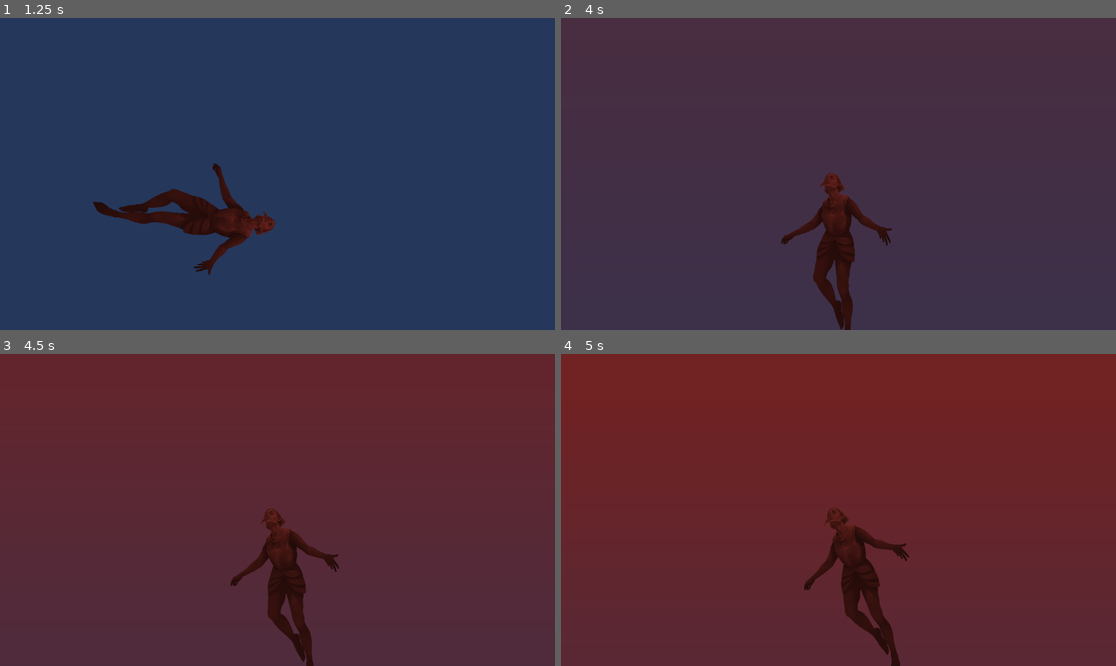
Above: before the commit, frames 1-4 (two rows, left to right).
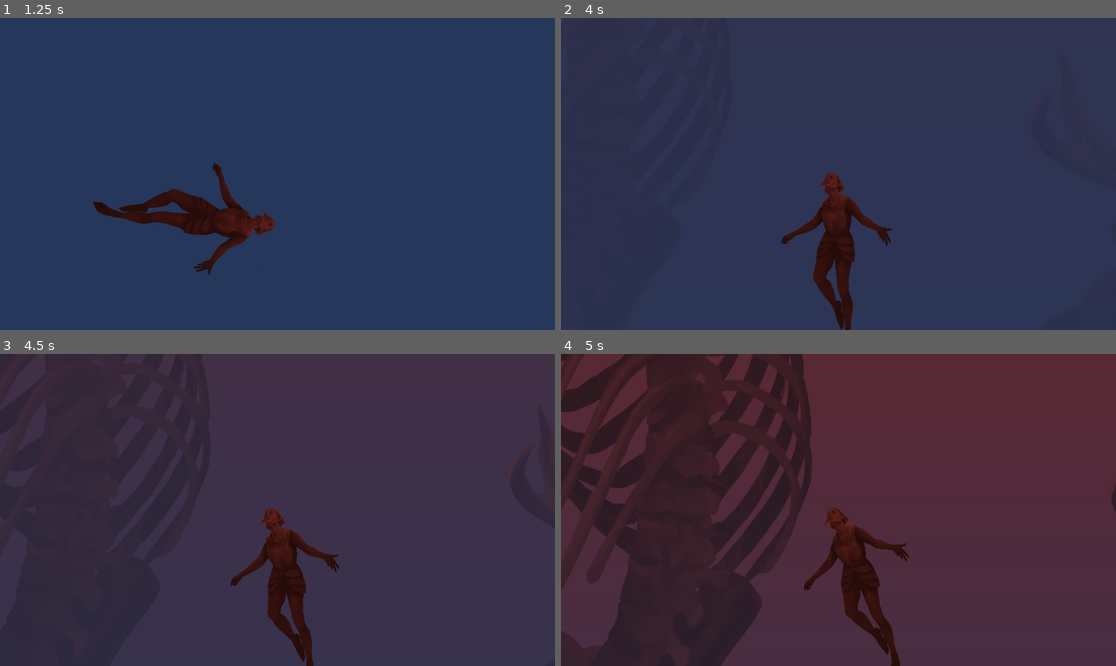
Above: after the commit, the same moments.

Repository: CKolean/Aerobullosis
Game: Godot game, scene res://scenes/game/main_level.tscn
Same seed, same stepped clock (60 frames per second), same inputs: the game is played once before the commit and once after it. This scene is started directly instead of the project's main scene.
Inputs:
- Up to frame 1 (1.25 s): tap Enter at 0.5 s; hold Right (move_right) from 0.53 s (still down)
- Up to frame 2 (4 s): tap Space at 1.25 s; release Right (move_right) at 1.28 s; hold Left (move_left) 1.28-2.03 s; hold Right (move_right) 2.03-2.78 s; hold Up (move_up) 2.78-3.53 s; hold Left (move_left) from 3.53 s (still down)
- Up to frame 3 (4.5 s): keep holding Left (move_left)
- Up to frame 4 (5 s): keep holding Left (move_left)

Frame 1 is identical in both runs. In frame 2, 13% of the frame differs, in the area x 0-100%, y 0-51%; in frame 3, 88%, in the area x 0-100%, y 0-100%; in frame 4, 47%.

Commit message:
added simple game over and tweaked red fading timings

Diff:
--- a/game/aerobullosis/scenes/game/game_controller.gd
+++ b/game/aerobullosis/scenes/game/game_controller.gd
@@ -1,15 +1,20 @@
 extends Node2D
 
-var red_amount = 0 # 0 - 255
+var red_amount = RED_AMOUNT_MIN
+var death_counter = 0
 var player_depth = 0
 @onready var red_fade = get_node("RedFade")
 @onready var player = get_node("Player")
 var player_prev_position
 
+# turvaväli alkuun
+const RED_AMOUNT_MIN = -0.3
 # tätä isommaksi ja sukeltajantauti hidastuu
 const RED_MULTIPLIER = 0.005
 # tätä isommaksi ja palautuminen nopeutuu
 const RECOVERY_MULTIPLIER = 0.4
+# aika ennenkuin kuolet kun on punaista
+const DEATH_TIME = 3
 
 
 # Called when the node enters the scene tree for the first time.
@@ -27,9 +32,24 @@
 		red_amount += abs(player_depth_delta) * RED_MULTIPLIER
 	# decrease red_amount by time elapsed
 	if player_depth_delta >= 0:
-		red_amount -= delta * RECOVERY_MULTIPLIER
-	if red_amount < 0:
-		red_amount = 0
-	red_amount = clamp(red_amount, 0, 1)
+		if red_amount > 0:
+			red_amount -= delta * RECOVERY_MULTIPLIER
+		else:
+			red_amount -= delta * RECOVERY_MULTIPLIER * 2
+	if red_amount < RED_AMOUNT_MIN:
+		red_amount = RED_AMOUNT_MIN
 
-	red_fade.modulate.a = red_amount
+	if red_amount >= 1:
+		death_counter += delta
+		if death_counter >= DEATH_TIME:
+			game_over()
+	else:
+		death_counter = 0
+
+	red_amount = clamp(red_amount, RED_AMOUNT_MIN, 1)
+	red_fade.modulate.a = clamp(red_amount, 0, 1)
+
+	print(red_amount)
+
+func game_over():
+	get_tree().reload_current_scene()
--- a/game/aerobullosis/scenes/game/main_level.tscn
+++ b/game/aerobullosis/scenes/game/main_level.tscn
@@ -1,10 +1,11 @@
-[gd_scene load_steps=6 format=3 uid="uid://c2m7mvnk32prg"]
+[gd_scene load_steps=7 format=3 uid="uid://c2m7mvnk32prg"]
 
 [ext_resource type="Texture2D" uid="uid://8rso5lbcdva7" path="res://assets/background_blue.png" id="1_gwwb4"]
 [ext_resource type="Script" path="res://scenes/game/game_controller.gd" id="1_urmmp"]
 [ext_resource type="Texture2D" uid="uid://c2vqpfnfvhgxt" path="res://assets/red_fade.png" id="2_iirnm"]
 [ext_resource type="Texture2D" uid="uid://b63ir1tiq4oil" path="res://assets/background_element_deer.png" id="2_mkp8s"]
 [ext_resource type="PackedScene" uid="uid://uhh2btocmma6" path="res://scenes/game/player.tscn" id="3_t8tih"]
+[ext_resource type="Texture2D" uid="uid://c5i12e2o5phmv" path="res://assets/background_element_skeleton.png" id="5_dlhci"]
 
 [node name="MainLevel" type="Node2D"]
 script = ExtResource("1_urmmp")
@@ -21,15 +22,14 @@
 texture = ExtResource("2_iirnm")
 
 [node name="background_deer" type="Sprite2D" parent="RedFade"]
-position = Vector2(404.545, 503.81)
+position = Vector2(288.84, 405.463)
 scale = Vector2(0.259439, 0.195224)
 texture = ExtResource("2_mkp8s")
 
-[node name="background_deer2" type="Sprite2D" parent="RedFade"]
-position = Vector2(-529.54, -21.7665)
+[node name="background_skeleton" type="Sprite2D" parent="RedFade"]
+position = Vector2(-323.467, 57.197)
 scale = Vector2(0.259439, 0.195224)
-texture = ExtResource("2_mkp8s")
-flip_h = true
+texture = ExtResource("5_dlhci")
 
 [node name="background_deer3" type="Sprite2D" parent="RedFade"]
 position = Vector2(472.955, -614.073)
Binary file added: game/aerobullosis/assets/background_element_skeleton.png
Not shown, added: game/aerobullosis/assets/background_element_skeleton.png.import
